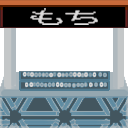
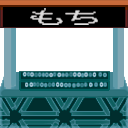
Two versions of the same layered image (128x128). Layer-by-layer changes:
pixels changed over [0, 28, 128, 128] (layer not identified)
